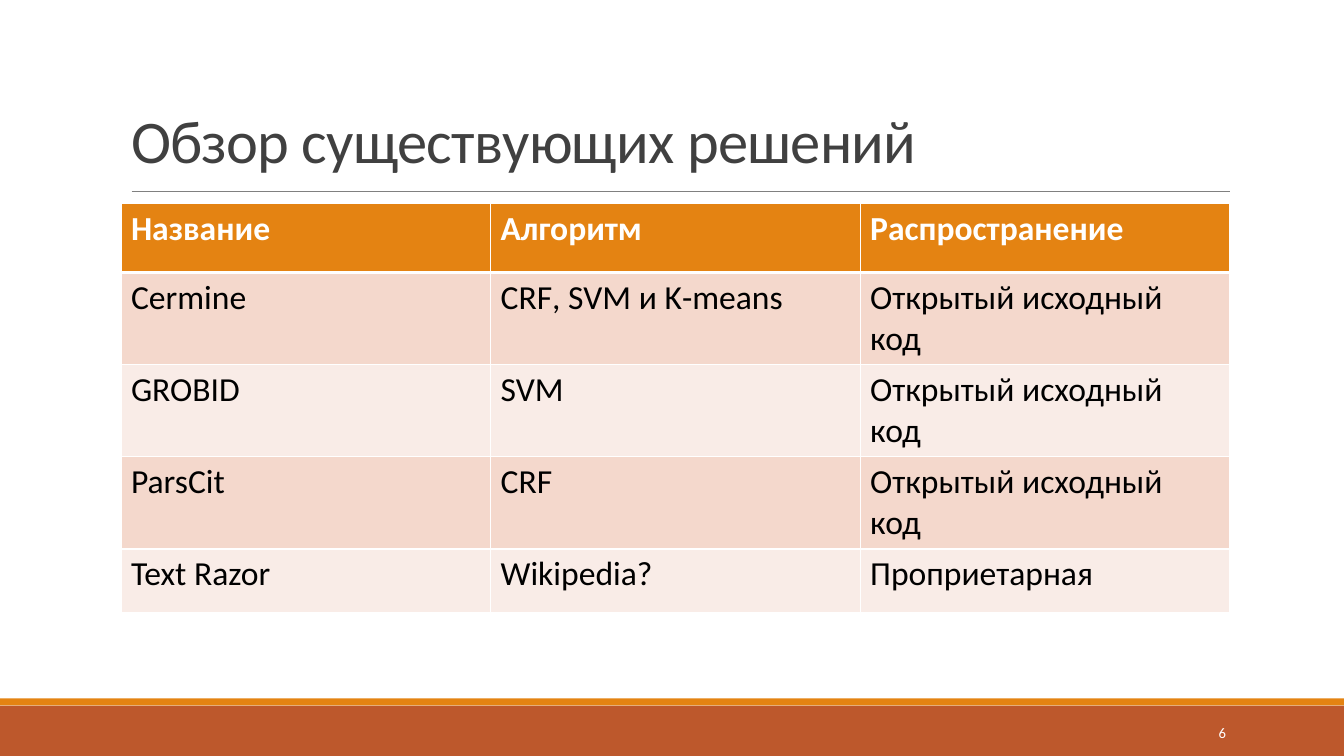
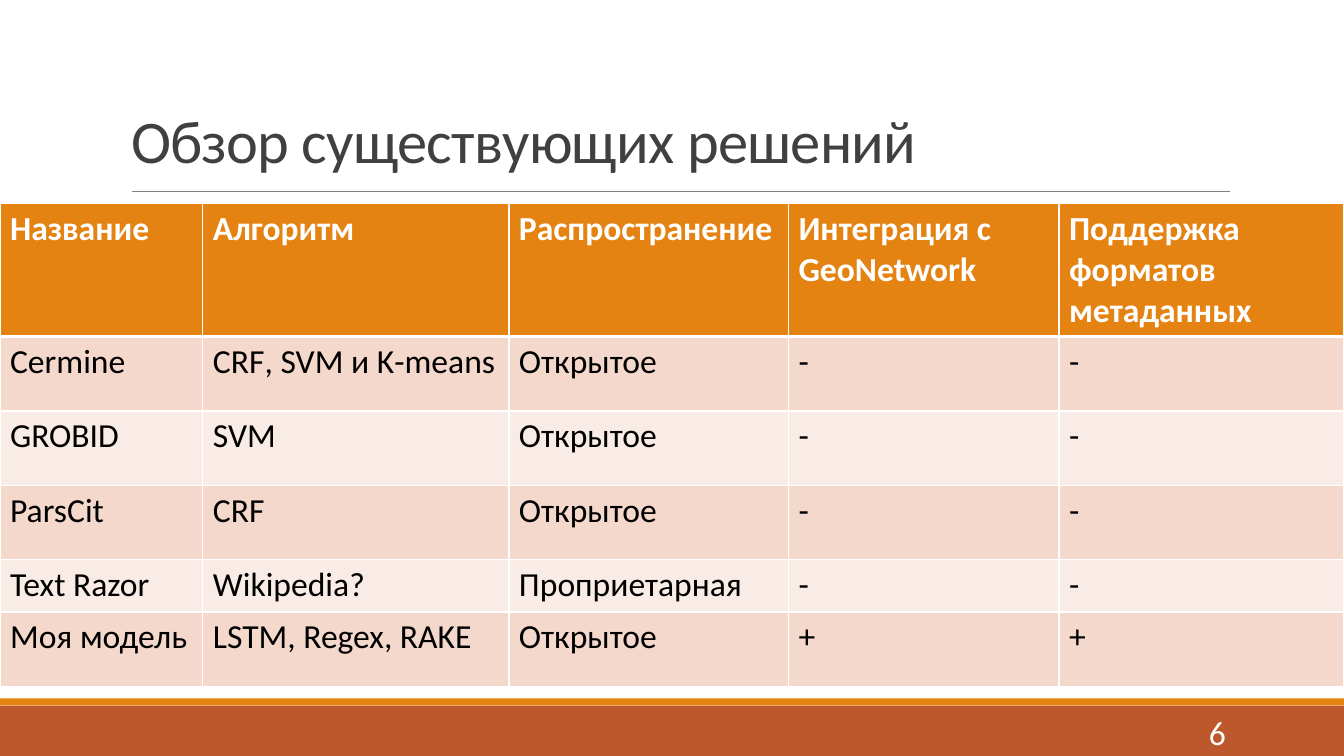
Before and after one commit to J-CITY/METADATA-EXTRACTOR, a slide deck: slide 6 of report.pptx. Drawn at 1344x756 pixels with LibreOffice and Linux fonts; fonts in the diff are those of the drawing. Boxes give left, top, right and bottom in pixels: in the first picture for what was removed or moved away, otherwise in the second. Text is boxed around its words. In the diff, an @@ line names an element or a change of style, - is before the commit and + after.

```diff
--- a/report.pptx
+++ b/report.pptx
@@ table at bbox=[0, 204, 1344, 685] @@
-Название | Алгоритм | Распространение
-Cermine | CRF, SVM и K-means | Открытый исходный код
-GROBID | SVM | Открытый исходный код
-ParsCit | CRF | Открытый исходный код
-Text Razor | Wikipedia? | Проприетарная
+Название | Алгоритм | Распространение | Интеграция с GeoNetwork | Поддержка форматов метаданных
+Cermine | CRF, SVM и K-means | Открытое | - | -
+GROBID | SVM | Открытое | - | -
+ParsCit | CRF | Открытое | - | -
+Text Razor | Wikipedia? | Проприетарная | - | -
+Моя модель | LSTM, Regex, RAKE | Открытое | + | +
@@ table: place and size @@
-table at bbox=[121, 204, 1231, 609]
+table at bbox=[0, 204, 1344, 685]
@@ page number at bbox=[1209, 722, 1226, 746]: size 10.5 to 24 pt @@
```
Also in this commit, not shown: 14 other slides changed, 1 slide added, 1 slide removed, 21 other files.
